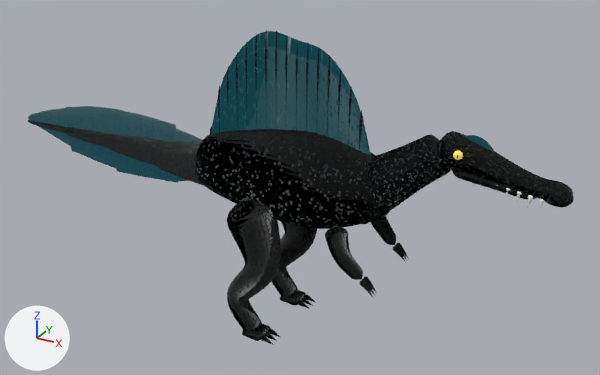
A saved change to the glTF model assets/models/fighters/spinosaurus.glb.
Both versions are drawn from a 50 mm lens placed at (4.59, -8.1, 5.98), pointed at (0.0, 0.24, 1.8). Every picture has the same lights, and +X, +Y and +Z are marked at lower left. The picture after the commit comes second. Where no turn or scale is listed for an object, it has been applied to the vertices.

Before the edit, the objects in view are built like this:
```python
ob_spino_headcrest = bpy.data.objects.new('Spino_HeadCrest', me_spino_headcrest_mesh)
ob_spino_headcrest.location = (1.88, 0.0, 2.71)
ob_spino_leg0 = bpy.data.objects.new('Spino_Leg0', me_spino_leg0_mesh)
ob_spino_leg0.location = (-0.36, 0.46, 1.79)
ob_spino_sailmembrane = bpy.data.objects.new('Spino_SailMembrane', me_spino_sailmembrane_mesh)
ob_spino_sailmembrane.location = (0.0, 0.0, 2.33)
ob_spino_tailfin0 = bpy.data.objects.new('Spino_TailFin0', me_spino_tailfin0_mesh)
ob_spino_tailfin0.location = (-0.98, 0.0, 1.97)
ob_spino_tailfin1 = bpy.data.objects.new('Spino_TailFin1', me_spino_tailfin1_mesh)
ob_spino_tailfin1.location = (-1.84, 0.0, 1.99)
ob_spino_tailfin2 = bpy.data.objects.new('Spino_TailFin2', me_spino_tailfin2_mesh)
ob_spino_tailfin2.location = (-2.68, 0.0, 2.01)
ob_spino_tailfin3 = bpy.data.objects.new('Spino_TailFin3', me_spino_tailfin3_mesh)
ob_spino_tailfin3.location = (-3.48, 0.0, 2.03)
# also in view: 'Spino_TailSeg0' at (-1.35, 0.0, 1.97); 'Spino_Arm0' at (0.98, 0.5, 1.49); 'Spino_Arm1' at (0.98, -0.5, 1.49); 'Spino_Cranium' at (2.56, 0.0, 2.67); 'Spino_Torso' at (-0.03, 0.0, 2.09)
```
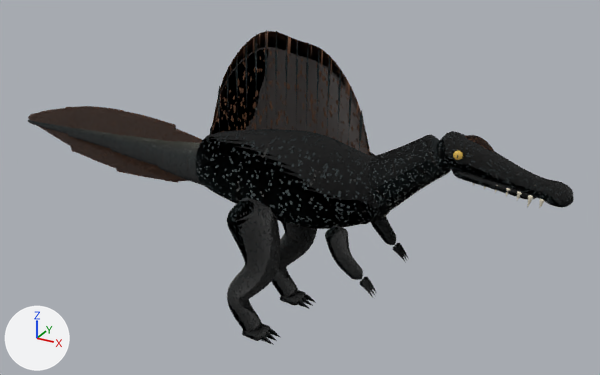
Diff of the bpy script that builds the scene:
```diff
--- a/assets/models/fighters/spinosaurus.glb.py
+++ b/assets/models/fighters/spinosaurus.glb.py
@@ mat_mat_accent @@
 mat_mat_accent = bpy.data.materials.new('Mat_Accent')
-# nodes: BsdfPrincipled, NormalMap, OutputMaterial, TexImage x2
-# colours: dark cyan #113f49
-# uses the picture img_spinosaurus_albedo
+# nodes: BsdfPrincipled, NormalMap, OutputMaterial, TexImage
+# colours: brown #906145
 # uses the picture img_spinosaurus_bump
```

Pixel boxes (x1, y1, x2, y2) of what changed, in the pictures (600 x 375 px):
'Spino_SailMembrane', surface changed (cyan to black): (211, 31, 371, 155) in both
'Spino_TailFin2', surface changed (cyan to black): (66, 106, 128, 171) in both
'Spino_TailFin1', surface changed (cyan to black): (116, 111, 178, 183) in both
'Spino_TailFin3', surface changed (cyan to black): (28, 108, 79, 147) in both
'Spino_TailFin0', surface changed: (165, 128, 202, 182) in both
'Spino_HeadCrest', surface changed (darker): (465, 135, 494, 152) in both
